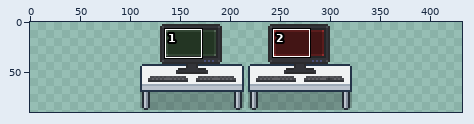
Sprite sheet, stored at resources/public/desk.png. Above: a wide view before the commit, with the close-up outlined.
Close-up. The starting point:
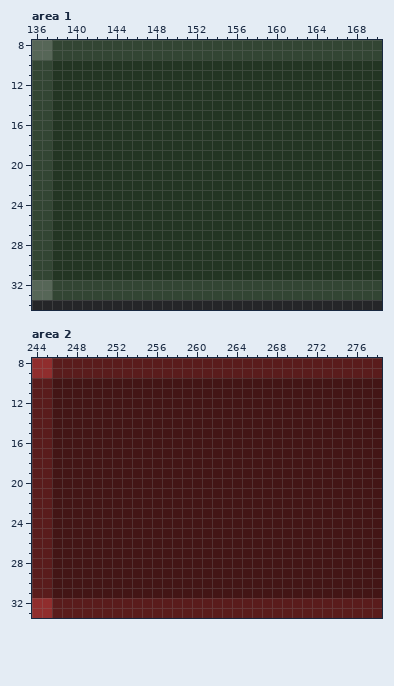
The file is 216x90 pixels. Colours within 5 levels of each other are drawn and written as one. Shown: area 1: x 136..170, y 8..34; area 2: x 244..278, y 8..33. The old version is drawn lined up with the new one, on the new canvas. The commit also changed other parts of the picture, which this record leaves out.
Now the later version:
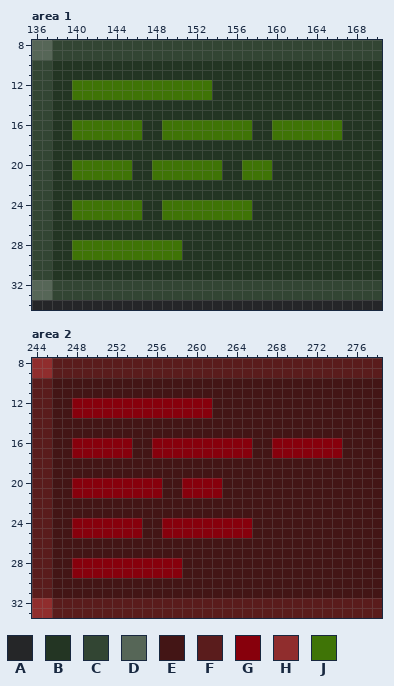
Palette (. is transparent): A #252628  B #233523  C #324533  D #566657  E #431515  F #5a1c1c  G #87000c  H #902d2d  J #3f7406
Edits made:
{"change": "canvas 216x90 -> 432x90, the old top-left corner now at 108,0"}
{"where": "area 1"}
{"y":12,"x":140,"old":"BBBBBBBBBBBBBB","new":"JJJJJJJJJJJJJJ"}
{"y":13,"x":140,"old":"BBBBBBBBBBBBBB","new":"JJJJJJJJJJJJJJ"}
{"y":16,"x":140,"old":"BBBBBBB","new":"JJJJJJJ"}
{"y":16,"x":149,"old":"BBBBBBBBB","new":"JJJJJJJJJ"}
{"y":16,"x":160,"old":"BBBBBBB","new":"JJJJJJJ"}
{"y":17,"x":140,"old":"BBBBBBB","new":"JJJJJJJ"}
{"y":17,"x":149,"old":"BBBBBBBBB","new":"JJJJJJJJJ"}
{"y":17,"x":160,"old":"BBBBBBB","new":"JJJJJJJ"}
{"y":20,"x":140,"old":"BBBBBB","new":"JJJJJJ"}
{"y":20,"x":148,"old":"BBBBBBB","new":"JJJJJJJ"}
{"y":20,"x":157,"old":"BBB","new":"JJJ"}
{"y":21,"x":140,"old":"BBBBBB","new":"JJJJJJ"}
{"y":21,"x":148,"old":"BBBBBBB","new":"JJJJJJJ"}
{"y":21,"x":157,"old":"BBB","new":"JJJ"}
{"y":24,"x":140,"old":"BBBBBBB","new":"JJJJJJJ"}
{"y":24,"x":149,"old":"BBBBBBBBB","new":"JJJJJJJJJ"}
{"y":25,"x":140,"old":"BBBBBBB","new":"JJJJJJJ"}
{"y":25,"x":149,"old":"BBBBBBBBB","new":"JJJJJJJJJ"}
{"y":28,"x":140,"old":"BBBBBBBBBBB","new":"JJJJJJJJJJJ"}
{"y":29,"x":140,"old":"BBBBBBBBBBB","new":"JJJJJJJJJJJ"}
{"where": "area 2"}
{"y":12,"x":248,"old":"EEEEEEEEEEEEEE","new":"GGGGGGGGGGGGGG"}
{"y":13,"x":248,"old":"EEEEEEEEEEEEEE","new":"GGGGGGGGGGGGGG"}
{"y":16,"x":248,"old":"EEEEEE","new":"GGGGGG"}
{"y":16,"x":256,"old":"EEEEEEEEEE","new":"GGGGGGGGGG"}
{"y":16,"x":268,"old":"EEEEEEE","new":"GGGGGGG"}
{"y":17,"x":248,"old":"EEEEEE","new":"GGGGGG"}
{"y":17,"x":256,"old":"EEEEEEEEEE","new":"GGGGGGGGGG"}
{"y":17,"x":268,"old":"EEEEEEE","new":"GGGGGGG"}
{"y":20,"x":248,"old":"EEEEEEEEE","new":"GGGGGGGGG"}
{"y":20,"x":259,"old":"EEEE","new":"GGGG"}
{"y":21,"x":248,"old":"EEEEEEEEE","new":"GGGGGGGGG"}
{"y":21,"x":259,"old":"EEEE","new":"GGGG"}
{"y":24,"x":248,"old":"EEEEEEE","new":"GGGGGGG"}
{"y":24,"x":257,"old":"EEEEEEEEE","new":"GGGGGGGGG"}
{"y":25,"x":248,"old":"EEEEEEE","new":"GGGGGGG"}
{"y":25,"x":257,"old":"EEEEEEEEE","new":"GGGGGGGGG"}
{"y":28,"x":248,"old":"EEEEEEEEEEE","new":"GGGGGGGGGGG"}
{"y":29,"x":248,"old":"EEEEEEEEEEE","new":"GGGGGGGGGGG"}
{"label":"changed","picture_box":[72,80,342,260]}
{"label":"changed","picture_box":[72,398,342,578]}
